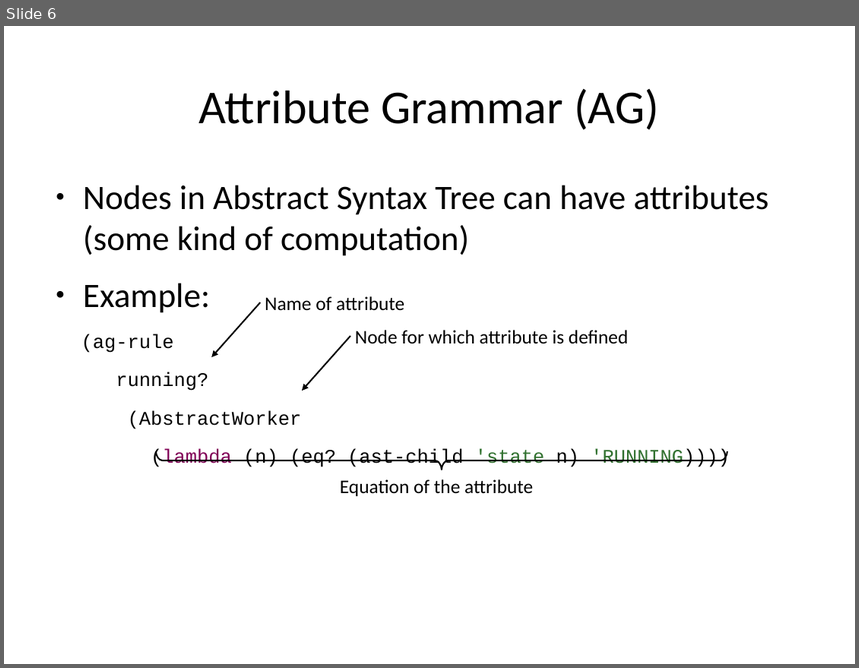
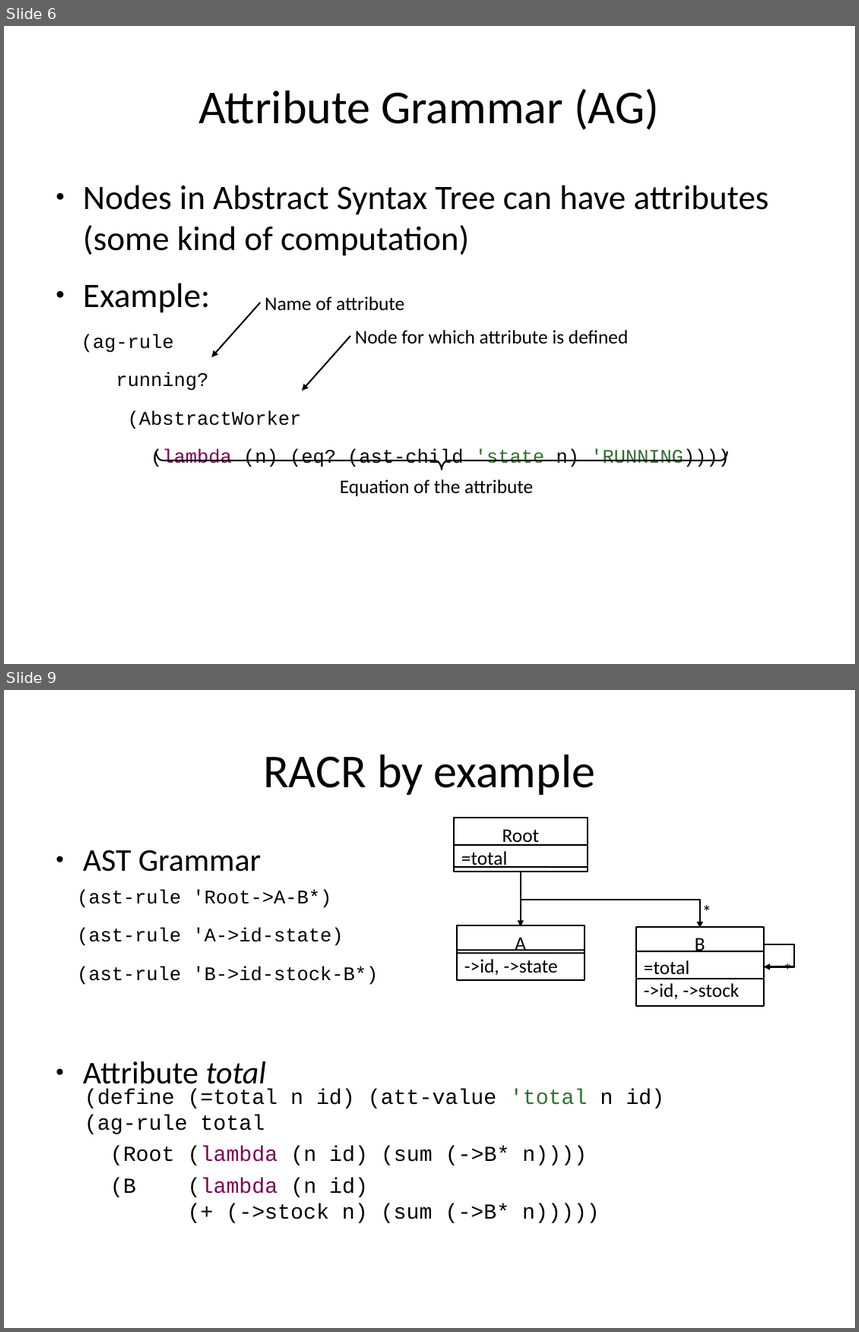
Before and after one commit to rene-schoene/racr-mquat, a slide deck: doc/intro-rag.odp. Shown one above the other, each under a label of ours: slide 6 before the commit, slides 6 and 9 after it; the slides between them are not shown. The pictures are 859x668 and 859x1332 pixels, drawn with LibreOffice and Linux fonts; fonts in the diff are those of the drawing. Boxes give left, top, right and bottom in pixels: in the first picture for what was removed or moved away, otherwise in the second. Text is boxed around its words. In the diff, an @@ line names an element or a change of style, - is before the commit and + after.

Commit message:
Simple explaination for RACR by example

```diff
--- a/doc/intro-rag.odp
+++ b/doc/intro-rag.odp
@@ slide 9 added at [4,690,855,1328], background #FFFFFF @@
@@ title added at [263,755,596,795], 44 pt, text #000000 @@
+RACR by example
@@ rectangle added at [455,818,588,871], fill #FFFFFF, outline #000000 1.42 pt @@
@@ line added from (455, 845) to (588, 845), #000000 1.42 pt @@
@@ text added at [462,829,539,868], 18 pt, text #000000 @@
+Root
+=total
@@ text added at [83,850,266,1092], 29.6 pt, text #000000 @@
+● AST Grammar
+● Attribute total
@@ line added from (455, 867) to (588, 867), #000000 1.42 pt @@
@@ elbow arrow added from (521, 872) to (521, 927), #000000 1.5 pt @@
@@ elbow arrow added from (521, 872) to (700, 929), #000000 1.5 pt @@
@@ text added at [77,889,378,985], 18 pt, text #000000 @@
+(ast-rule 'Root->A-B*)
+(ast-rule 'A->id-state)
+(ast-rule 'B->id-stock-B*)
@@ text added at [695,896,719,927], 18 pt, text #000000 @@
+*
@@ rectangle added at [458,926,585,980], fill #FFFFFF, outline #000000 1.42 pt @@
@@ text added at [465,937,558,975], 18 pt, text #000000 @@
+A
+->id, ->state
@@ rectangle added at [636,927,764,1006], fill #FFFFFF, outline #000000 1.42 pt @@
@@ text added at [644,938,740,999], 18 pt, text #000000 @@
+B
+=total
+->id, ->stock
@@ line added from (458, 951) to (585, 951), #000000 1.42 pt @@
@@ line added from (458, 954) to (585, 954), #000000 1.42 pt @@
@@ line added from (636, 952) to (764, 952), #000000 1.42 pt @@
@@ elbow arrow added from (764, 945) to (764, 967), #000000 1.5 pt @@
@@ text added at [775,955,800,986], 18 pt, text #000000 @@
+*
@@ line added from (636, 979) to (764, 979), #000000 1.42 pt @@
@@ text added at [85,1089,665,1224], 20 pt, text #000000 @@
+(define (=total n id) (att-value 'total n id)
+(ag-rule total
+(Root (lambda (n id) (sum (->B* n))))
+(B (lambda (n id)
+(+ (->stock n) (sum (->B* n)))))
```
Also in this commit, not shown: 2 slides changed, 5 other slides added.
